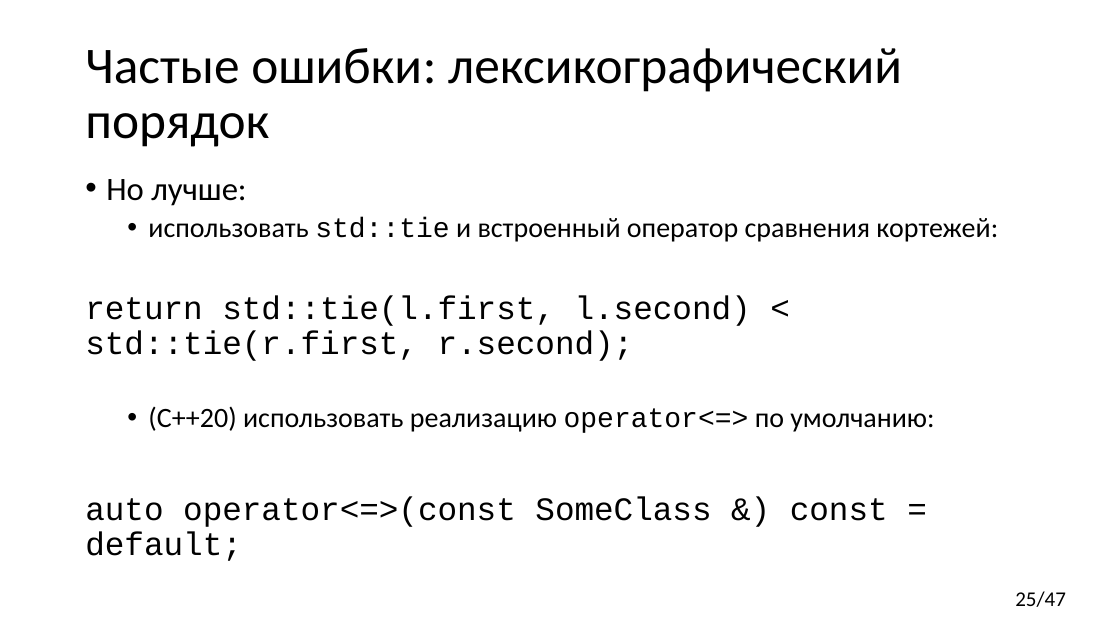
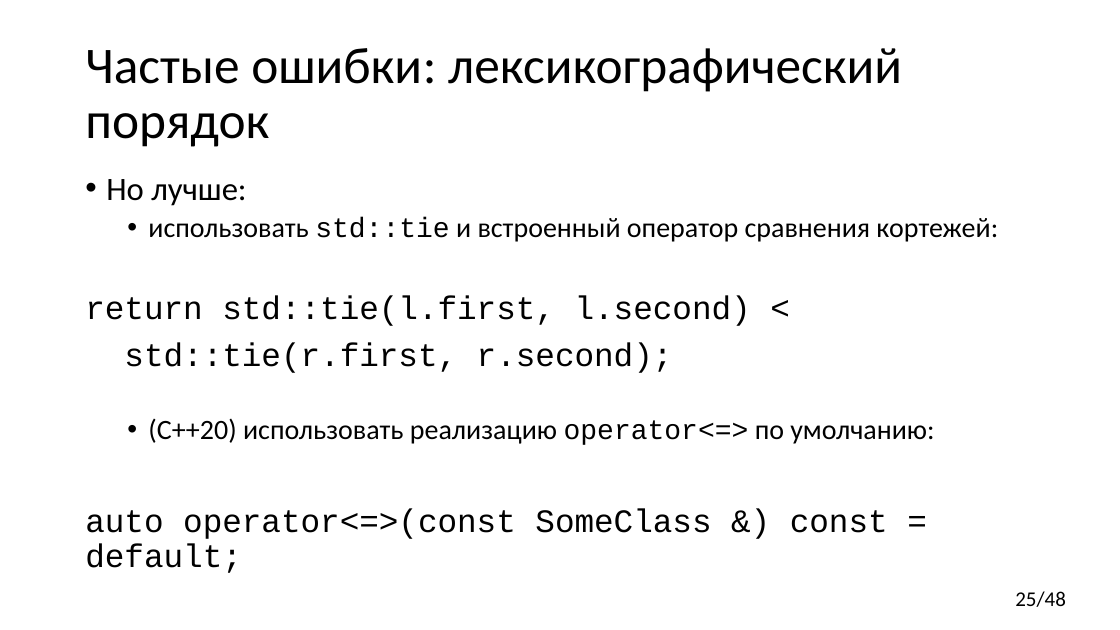
Before and after one commit to yugr/CppRussia, a slide deck: slide 25 of 2023/RU.pptx. Drawn at 1120x630 pixels with LibreOffice and Linux fonts; fonts in the diff are those of the drawing. Boxes give left, top, right and bottom in pixels: in the first picture for what was removed or moved away, otherwise in the second. Text is boxed around its words. In the diff, an @@ line names an element or a change of style, - is before the commit and + after.

```diff
--- a/2023/RU.pptx
+++ b/2023/RU.pptx
@@ text at (x1=85, y1=295, x2=751, y2=373): text changed @@
-return std::tie(l.first, l.second) < std::tie(r.first, r.second);
+return std::tie(l.first, l.second) <
+std::tie(r.first, r.second);
@@ page number at (x1=1015, y1=591, x2=1066, y2=607): text changed @@
-25/47
+25/48
```
Also in this commit, not shown: 7 other slides changed.
